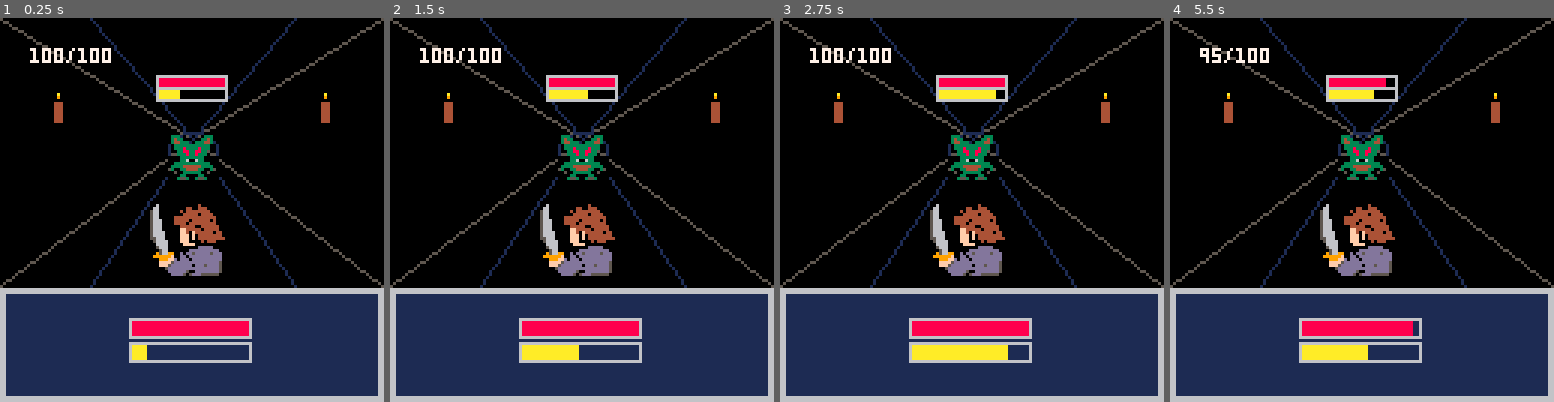
Above: before the commit, frames 1-4 (left to right).
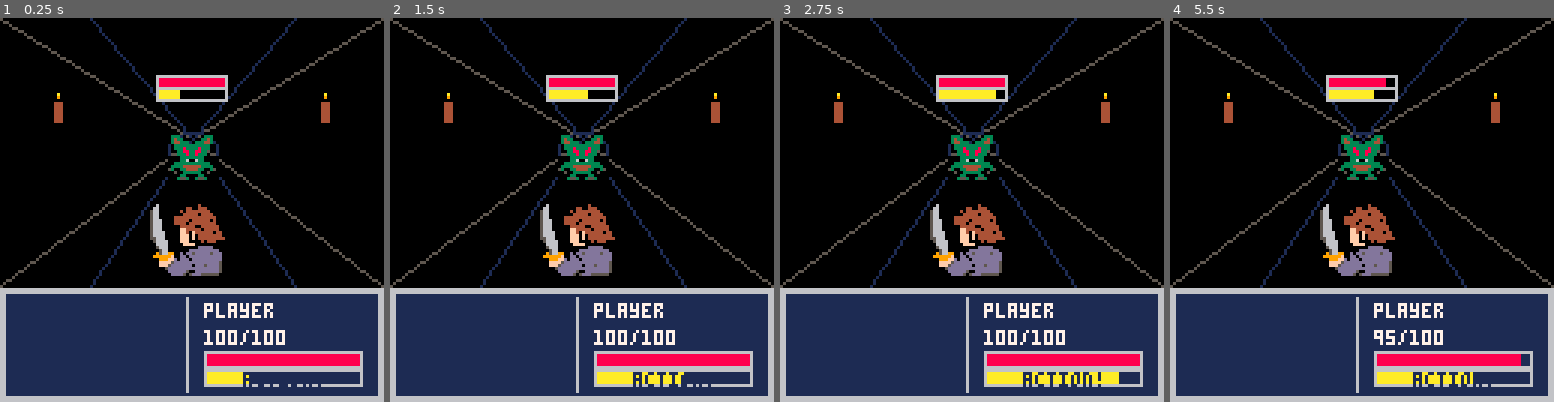
Above: after the commit, the same moments.

Repository: tavarespablo/turn-based-rpg
Game: PICO-8 cartridge my_game.p8
Same seed, same stepped clock (60 frames per second), same inputs: the game is played once before the commit and once after it.
Inputs:
- Up to frame 1 (0.25 s): no input
- Up to frame 2 (1.5 s): tap O (Z key) at 0.7 s
- Up to frame 3 (2.75 s): tap O (Z key) at 1.7, 2.1, 2.5 s; hold Up 2.15-2.42 s
- Up to frame 4 (5.5 s): tap O (Z key) every 0.4 s from 2.9 to 5.3 s; hold Down 3.63-3.97 s; hold Up 4.73-5.03 s

The runs differ from the first frame. In frame 1, 6.3% of the frame differs, in the area x 7-95%, y 7-98%; in frame 2, 7.0%; in frame 3, 7.5%; in frame 4, 6.8%.

Commit message:
- v0.8: redesigned HUD and repositioned loss message

Diff:
--- a/my_game.p8
+++ b/my_game.p8
@@ -186,6 +186,7 @@
 
 function update_menu()
     if not your_turn then return end
+    if player_attacking  then return end
 
     if in_item_menu then
         update_item_menu()
@@ -335,8 +336,8 @@
         return
     end
     if game_over then
-        print("game over", 42, 50, 8)
-        print("press x to play again", 10, 60, 7)
+        print("game over", 48, 50, 8)
+        print("press x to play again", 25, 60, 7)
         return
     end
 
@@ -344,26 +345,7 @@
     rectfill(0, 90, 127, 127, 6)
     rectfill(2, 92, 125, 125, 1)
 
-    -- hp text (top-left corner)
-    print(player_health .. "/" .. player_max_health, 10, 10, 7)
-
-    -- player hp bar (pisca branco quando flash ativo)
-    local p_col = flash_color(player_flash_t, 8)
-    draw_bar(43, 100, 83, 106, player_health, player_max_health, p_col)
-
-    -- player atb bar
-    rect(43, 108, 83, 114, 6)
-    rectfill(44, 109, 6 + player_atb_fill, 113, 10)
-
-    -- monster hp bar (pisca branco quando flash ativo)
-    local m_col = flash_color(monster_flash_t, 8)
-    draw_bar(52, 19, 75, 23, monster_health, monster_max_health, m_col)
-
-    -- monster atb bar
-    rect(52, 23, 75, 27, 6)
-    rectfill(53, 24, 7 + monster_atb_fill, 26, 10)
-
-    -- menus
+    -- ── lado esquerdo: menu de ações ──
     if your_turn then
         if in_item_menu then
             draw_item_menu()
@@ -371,6 +353,35 @@
             draw_action_menu()
         end
     end
+
+    -- ── lado direito: stats do player ──
+    -- divisor vertical
+    line(62, 93, 62, 124, 6)
+
+    -- nome
+    print("player", 68, 95, 7)
+
+    -- hp em texto (ex: "80/100")
+    local hp_text = player_health .. "/" .. player_max_health
+    print(hp_text, 68, 104, 7)
+
+    -- barra de hp
+    local p_col = flash_color(player_flash_t, 8)
+    draw_bar(68, 111, 120, 116, player_health, player_max_health, p_col)
+
+    -- label + barra atb
+    rect(68, 117, 120, 122, 6)
+    local atb_fill = flr(39 * player_atb / ATB_MAX)
+    rectfill(69, 118, 80 + atb_fill, 121, 10)
+    print("action!", 81, 118, 1)
+
+    -- ── monster hp bar (posição já definida por ti) ──
+    local m_col = flash_color(monster_flash_t, 8)
+    draw_bar(52, 19, 75, 23, monster_health, monster_max_health, m_col)
+
+    -- monster atb bar
+    rect(52, 23, 75, 27, 6)
+    rectfill(53, 24, 7 + monster_atb_fill, 26, 10)
 end
 
 function draw_action_menu()
Not shown, changed: README.md
